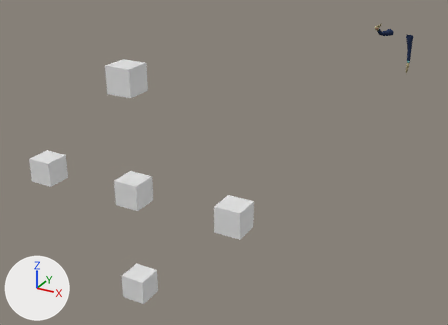
What one commit did to the Blender file Assets/3D Assets/Hands/FPS Mode Anims/Idle With Document.blend.
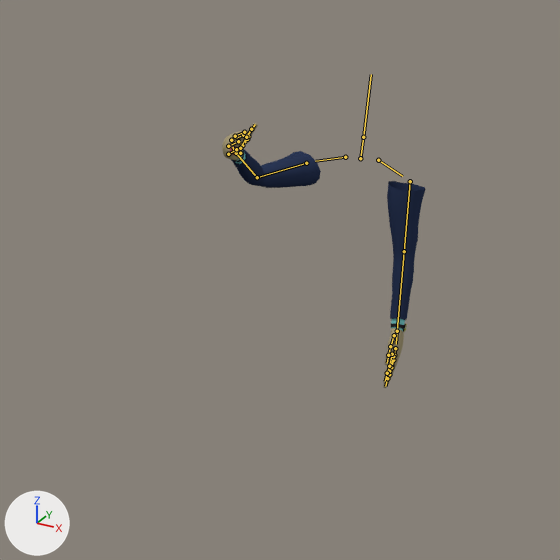
Each version is shown whole from a 50 mm lens placed at (14.14, -61.74, 19.09), pointed at (-4.74, -27.42, 1.93), then close up on the part from 74% to 98% of the width and 0% to 33% of the height. Every picture has the same lights, and +X, +Y and +Z are marked at lower left. Both versions are drawn at frame 75 of the action 'metarigAction'; the numbers are the values there. The bones that bend it are drawn over the model as lines in the close-ups.

The first close-up shows 'Character Mesh'.
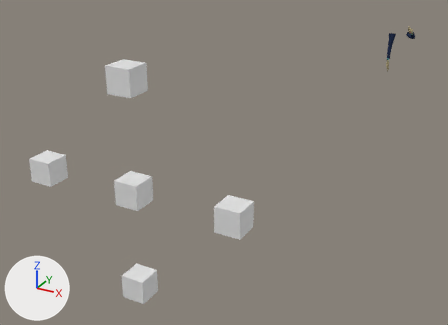
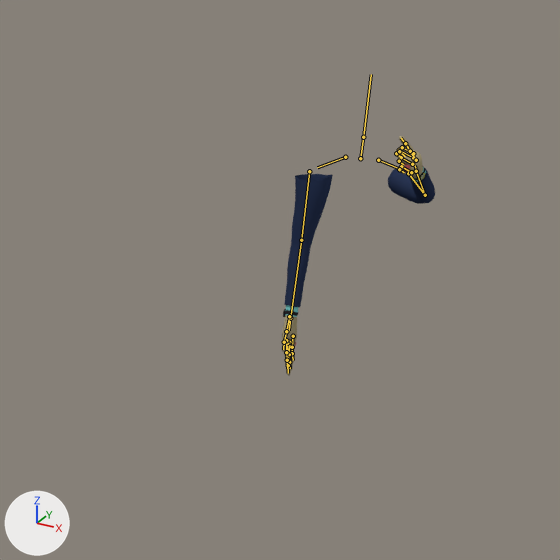
Where the change shows, as pixel boxes [x1, y1, x2, y2] in the close-ups (560 x 560 px):
'Character Mesh', posed (25% narrower, 9% shorter)
    before: [222, 123, 426, 388]
    after: [282, 136, 435, 376]
bone 'shoulder.L', root to tip
    before: (378, 160) to (402, 176)
    after: (378, 160) to (401, 169)
bone 'upper_arm.L', root to tip
    before: (410, 181) to (404, 251)
    after: (408, 173) to (425, 195)
bone 'forearm.L', root to tip
    before: (404, 251) to (397, 331)
    after: (425, 195) to (416, 171)
bone 'hand.L', root to tip
    before: (397, 331) to (396, 344)
    after: (416, 171) to (415, 165)
bone 'Pinkie1.L', root to tip
    before: (395, 348) to (393, 360)
    after: (411, 172) to (401, 166)
bone 'Pinkie2.L', root to tip
    before: (393, 360) to (391, 366)
    after: (401, 166) to (399, 169)
bone 'Pinkie3.L', root to tip
    before: (391, 366) to (389, 372)
    after: (399, 169) to (404, 172)
bone 'Ring1.L', root to tip
    before: (394, 355) to (391, 367)
    after: (412, 164) to (401, 157)
bone 'Ring2.L', root to tip
    before: (391, 367) to (389, 374)
    after: (401, 157) to (399, 161)
bone 'Ring3.L', root to tip
    before: (389, 374) to (387, 381)
    after: (399, 161) to (403, 164)
bone 'Middle1.L', root to tip
    before: (393, 356) to (389, 371)
    after: (413, 158) to (399, 150)
bone 'Middle2.L', root to tip
    before: (389, 371) to (387, 378)
    after: (399, 150) to (396, 153)
bone 'Middle3.L', root to tip
    before: (387, 378) to (385, 386)
    after: (396, 153) to (401, 158)
bone 'Index1.L', root to tip
    before: (392, 354) to (389, 366)
    after: (413, 153) to (402, 147)
bone 'Index2.L', root to tip
    before: (389, 366) to (387, 373)
    after: (402, 147) to (399, 151)
bone 'Index3.L', root to tip
    before: (387, 373) to (385, 381)
    after: (399, 151) to (405, 156)
bone 'Thumb1.L', root to tip
    before: (394, 335) to (390, 346)
    after: (416, 160) to (410, 151)
bone 'Thumb2.L', root to tip
    before: (390, 346) to (388, 355)
    after: (410, 151) to (405, 143)
bone 'shoulder.R', root to tip
    before: (345, 157) to (315, 161)
    after: (345, 157) to (317, 167)
bone 'upper_arm.R', root to tip
    before: (306, 163) to (257, 177)
    after: (309, 171) to (301, 240)
bone 'forearm.R', root to tip
    before: (257, 177) to (236, 153)
    after: (301, 240) to (290, 318)
bone 'hand.R', root to tip
    before: (236, 153) to (232, 147)
    after: (290, 318) to (289, 330)
bone 'Pinkie1.R', root to tip
    before: (228, 154) to (236, 149)
    after: (293, 336) to (292, 347)
bone 'Pinkie2.R', root to tip
    before: (236, 149) to (240, 153)
    after: (292, 347) to (292, 353)
bone 'Pinkie3.R', root to tip
    before: (240, 153) to (237, 155)
    after: (292, 353) to (293, 360)
bone 'Ring1.R', root to tip
    before: (228, 146) to (238, 141)
    after: (289, 342) to (289, 354)
bone 'Ring2.R', root to tip
    before: (238, 141) to (242, 145)
    after: (289, 354) to (289, 362)
bone 'Ring3.R', root to tip
    before: (242, 145) to (239, 148)
    after: (289, 362) to (290, 368)
bone 'Middle1.R', root to tip
    before: (231, 140) to (243, 135)
    after: (287, 343) to (287, 358)
bone 'Middle2.R', root to tip
    before: (243, 135) to (247, 139)
    after: (287, 358) to (288, 365)
bone 'Middle3.R', root to tip
    before: (247, 139) to (245, 142)
    after: (288, 365) to (288, 373)
bone 'Index1.R', root to tip
    before: (235, 136) to (244, 132)
    after: (286, 340) to (286, 352)
bone 'Index2.R', root to tip
    before: (244, 132) to (248, 136)
    after: (286, 352) to (287, 360)
bone 'Index3.R', root to tip
    before: (248, 136) to (245, 140)
    after: (287, 360) to (287, 368)
bone 'Thumb1.R', root to tip
    before: (240, 148) to (246, 137)
    after: (289, 316) to (286, 331)
bone 'Thumb2.R', root to tip
    before: (246, 137) to (251, 129)
    after: (286, 331) to (284, 342)

The change in detail:
Bone 'shoulder.L' (bone_shoulder_l) turns from (0, 0, 0) to (14, -47, -22) degrees about its own x, y and z.
Bone 'upper_arm.L' (bone_upper_arm_l) turns from (7, 13, -87) to (35, 9, -54) degrees about its own x, y and z.
Bone 'forearm.L' (bone_forearm_l) turns from (0, 0, 0) to (58, -47, -57) degrees about its own x, y and z.
Bone 'hand.L' (bone_hand_l) turns from (0, 0, 0) to (10, 48, 5) degrees about its own x, y and z.
Bone 'Pinkie1.L' (bone_pinkie1_l) turns from (0, 0, 0) to (23, 9, -43) degrees about its own x, y and z.
Bone 'Pinkie2.L' (bone_pinkie2_l) turns from (0, 0, 0) to (22, 23, -92) degrees about its own x, y and z.
Bone 'Pinkie3.L' (bone_pinkie3_l) turns from (0, 0, 0) to (23, 10, -43) degrees about its own x, y and z.
Bone 'Ring1.L' (bone_ring1_l) turns from (0, 0, 0) to (23, 10, -43) degrees about its own x, y and z.
Bone 'Ring2.L' (bone_ring2_l) turns from (0, 0, 0) to (22, 23, -92) degrees about its own x, y and z.
Bone 'Ring3.L' (bone_ring3_l) turns from (0, 0, 0) to (24, 10, -43) degrees about its own x, y and z.
Bone 'Middle1.L' (bone_middle1_l) turns from (0, 0, 0) to (22, 10, -43) degrees about its own x, y and z.
Bone 'Middle2.L' (bone_middle2_l) turns from (0, 0, 0) to (19, 26, -92) degrees about its own x, y and z.
Bone 'Middle3.L' (bone_middle3_l) turns from (0, 0, 0) to (23, 10, -43) degrees about its own x, y and z.
Bone 'Index1.L' (bone_index1_l) turns from (0, 0, 0) to (22, 11, -43) degrees about its own x, y and z.
Bone 'Index2.L' (bone_index2_l) turns from (0, 0, 0) to (19, 26, -92) degrees about its own x, y and z.
Bone 'Index3.L' (bone_index3_l) turns from (0, 0, 0) to (23, 13, -42) degrees about its own x, y and z.
Bone 'Thumb1.L' (bone_thumb1_l) turns from (0, 0, 0) to (1, 3, -20) degrees about its own x, y and z.
Bone 'Thumb2.L' (bone_thumb2_l) turns from (0, 0, 0) to (11, -8, -1) degrees about its own x, y and z.
Bone 'shoulder.R' (bone_shoulder_r) turns from (14, 47, 22) to (0, 0, 0) degrees about its own x, y and z.
Bone 'upper_arm.R' (bone_upper_arm_r) turns from (35, -9, 54) to (7, -13, 87) degrees about its own x, y and z.
Bone 'forearm.R' (bone_forearm_r) turns from (58, 47, 57) to (0, 0, 0) degrees about its own x, y and z.
Bone 'hand.R' (bone_hand_r) turns from (10, -48, -5) to (0, 0, 0) degrees about its own x, y and z.
Bone 'Pinkie1.R' (bone_pinkie1_r) turns from (23, -9, 43) to (0, 0, 0) degrees about its own x, y and z.
Bone 'Pinkie2.R' (bone_pinkie2_r) turns from (22, -23, 92) to (0, 0, 0) degrees about its own x, y and z.
Bone 'Pinkie3.R' (bone_pinkie3_r) turns from (23, -10, 43) to (0, 0, 0) degrees about its own x, y and z.
Bone 'Ring1.R' (bone_ring1_r) turns from (23, -10, 43) to (0, 0, 0) degrees about its own x, y and z.
Bone 'Ring2.R' (bone_ring2_r) turns from (22, -23, 92) to (0, 0, 0) degrees about its own x, y and z.
Bone 'Ring3.R' (bone_ring3_r) turns from (24, -10, 43) to (0, 0, 0) degrees about its own x, y and z.
Bone 'Middle1.R' (bone_middle1_r) turns from (22, -10, 43) to (0, 0, 0) degrees about its own x, y and z.
Bone 'Middle2.R' (bone_middle2_r) turns from (19, -26, 92) to (0, 0, 0) degrees about its own x, y and z.
Bone 'Middle3.R' (bone_middle3_r) turns from (23, -10, 43) to (0, 0, 0) degrees about its own x, y and z.
Bone 'Index1.R' (bone_index1_r) turns from (22, -11, 43) to (0, 0, 0) degrees about its own x, y and z.
Bone 'Index2.R' (bone_index2_r) turns from (19, -26, 92) to (0, 0, 0) degrees about its own x, y and z.
Bone 'Index3.R' (bone_index3_r) turns from (23, -13, 42) to (0, 0, 0) degrees about its own x, y and z.
Bone 'Thumb1.R' (bone_thumb1_r) turns from (1, -3, 20) to (0, 0, 0) degrees about its own x, y and z.
Bone 'Thumb2.R' (bone_thumb2_r) turns from (11, 8, 1) to (0, 0, 0) degrees about its own x, y and z.
